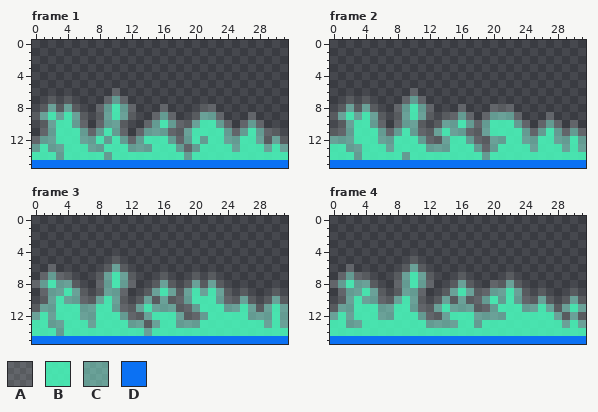
File history of a pixel-art file, My project/Assets/sprites/EffLeft.aseprite. Above, as it was before the edit.
32x16 pixels, 8 frames. Shown: frame 1, frame 2, frame 3, frame 4. The commit also changed other frames, which this record leaves out.
Palette (. is transparent): A #f8fffe28  B #4affc0d8  C #90ffe77c  D #0a72f7f9
The result:
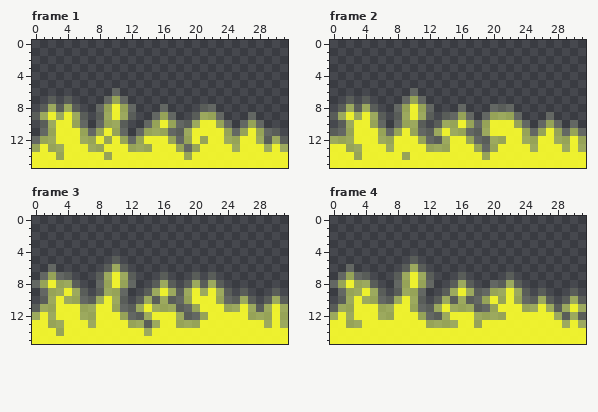
Edits made:
layer "Layer 2" now hidden
colour A: #f8fffe28 -> #f4ffcb2b
colour B: #4affc0d8 -> #fcff2ceb
colour C: #90ffe77c -> #e8ff6c87
Changed rows in their new state; - is a pixel that keeps its letter.
Frame 1:
first column x 0:
15 BBBBBBBBBBBBBBBBBBBBBBBBBBBBBBBB
Frame 2: the same change as frame 1
Frame 3: the same change as frame 1
Frame 4: the same change as frame 1
Changed places in both pictures, as pixel boxes (x1, y1, x2, y2):
changed: (32, 88, 288, 168)
changed: (330, 88, 586, 168)
changed: (32, 256, 288, 344)
changed: (330, 256, 586, 344)
